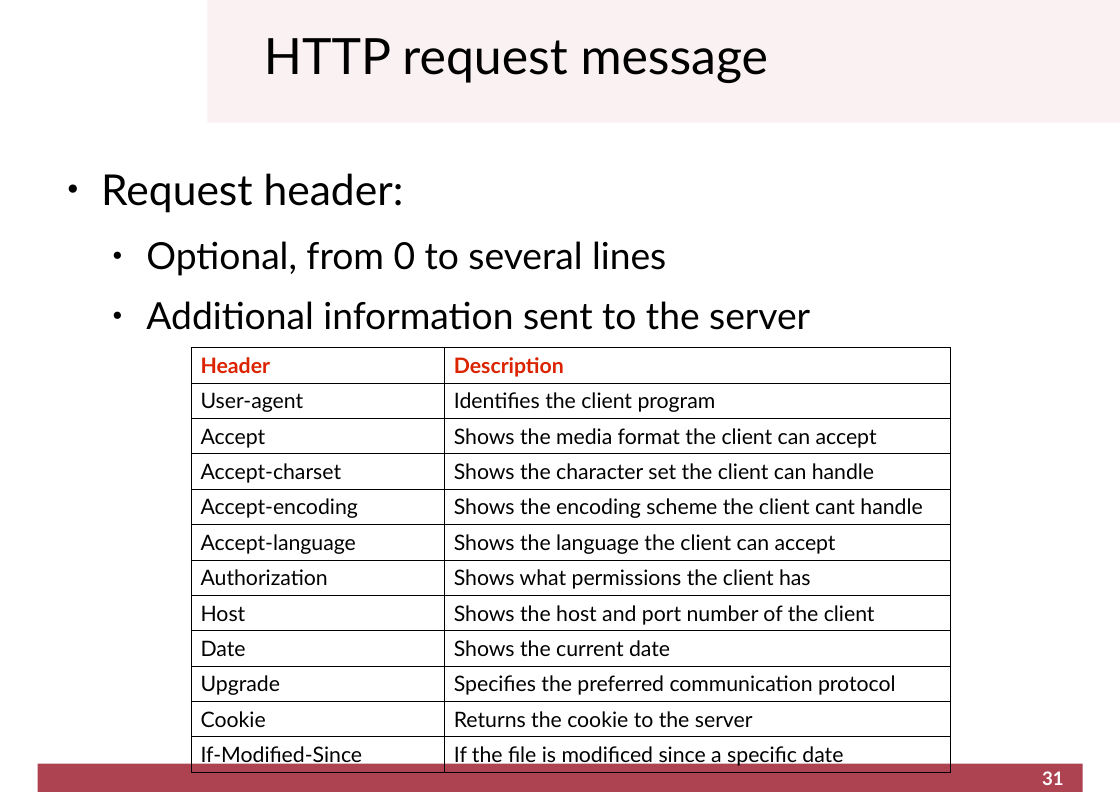
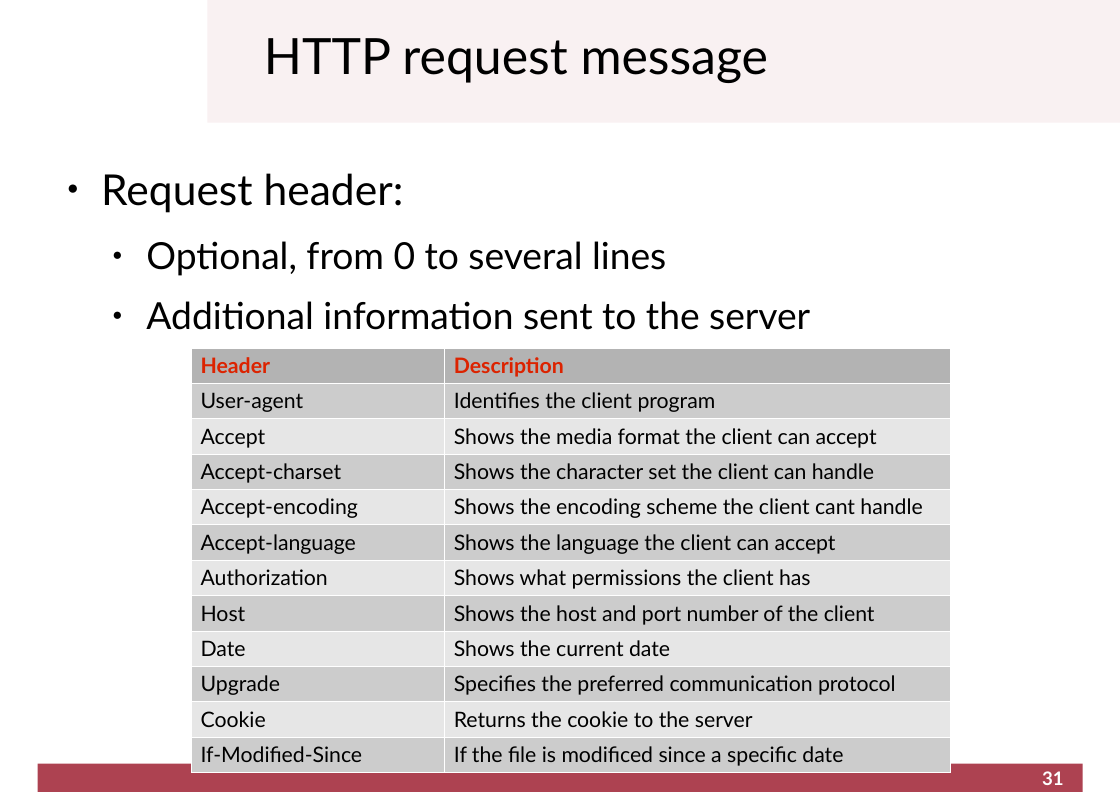
Before and after one commit to cletomartin/redes1, a slide deck: slide 31 of slides/application.odp. Drawn at 1120x792 pixels with LibreOffice and Linux fonts; fonts in the diff are those of the drawing; background and template pictures are left out. Boxes give left, top, right and bottom in pixels: in the first picture for what was removed or moved away, otherwise in the second. Text is boxed around its words. In the diff, an @@ line names an element or a change of style, - is before the commit and + after.

```diff
--- a/slides/application.odp
+++ b/slides/application.odp
@@ table at [192, 348, 950, 772] @@
@@ fill none to #B3B3B3 in row 1 @@
@@ fill none to #CCCCCC in 12 cells @@
@@ fill none to #E6E6E6 in 10 cells @@
@@ borders changed @@
```
Also in this commit, not shown: 4 other slides changed, 2 other files.
